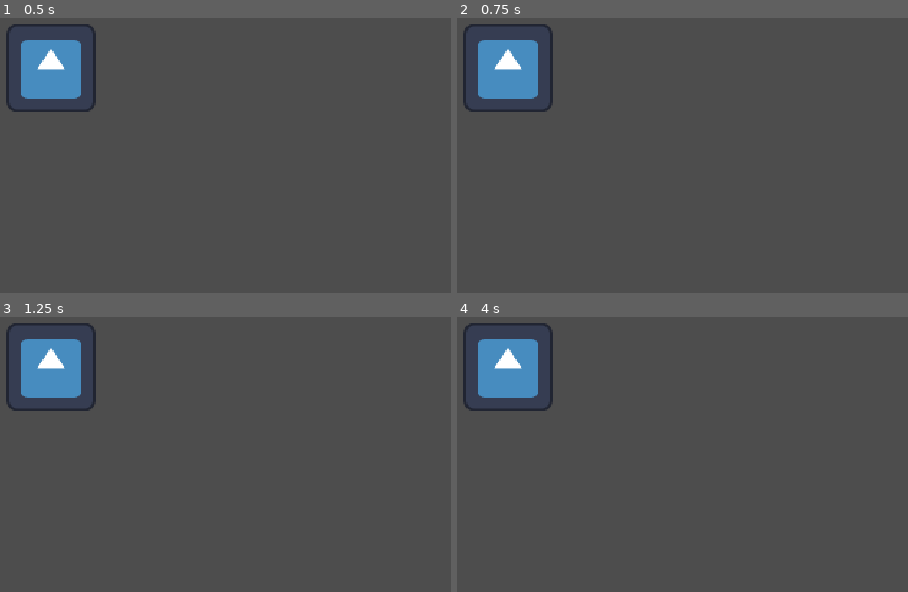
Above: before the commit, frames 1-4 (two rows, left to right).
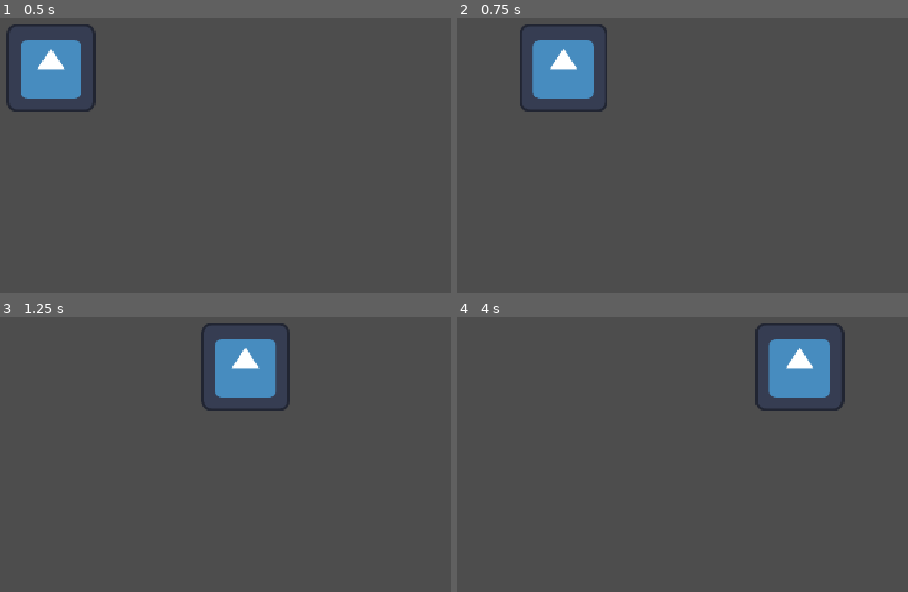
Above: after the commit, the same moments.

Repository: skeeeth/Allstar-Cult-Slip
Game: Godot game, scene res://Source/Level/World/World.tscn
Two runs of this game, one before a commit and one after it. Both use one fixed random seed, a clock stepped at 60 frames per second and the inputs below. The engine's default icon, where the game draws it, is replaced by a stand-in: a white triangle on a blue panel in a dark square.
Inputs:
- Up to frame 1 (0.5 s): no input
- Up to frame 2 (0.75 s): tap Enter at 0.5 s; hold D (right, bound only after the commit) from 0.53 s (still down); hold E (Interact) from 0.53 s (still down)
- Up to frame 3 (1.25 s): keep holding D (right, bound only after the commit); keep holding E (Interact)
- Up to frame 4 (4 s): release D (right, bound only after the commit) at 1.28 s; release E (Interact) at 1.28 s; hold S (down, bound only after the commit) 1.28-2.03 s; tap E (Interact) at 1.35, 2.85 s; hold D (right, bound only after the commit) 2.03-2.78 s; hold E (Interact) 2.03-2.78 s; hold W (up, bound only after the commit) 2.78-3.53 s; hold A (left, bound only after the commit) from 3.53 s (still down); hold E (Interact) from 3.53 s (still down)

Frame 1 is identical in both runs. In frame 2, 6.4% of the frame differs, in the area x 1-34%, y 2-35%; in frame 3, 7.3%; in frame 4, 7.5%, in the area x 1-87%, y 2-35%.

Commit message:
Player Movement

Diff:
--- a/Source/Interactable/Interactable.tscn
+++ b/Source/Interactable/Interactable.tscn
@@ -6,6 +6,7 @@
 radius = 64.0
 
 [node name="Interaction Area" type="Area2D" unique_id=268138595]
+collision_layer = 0
 script = ExtResource("1_u5ql3")
 
 [node name="CollisionShape2D" type="CollisionShape2D" parent="." unique_id=1659368235]
--- a/Source/Interactable/interactable.gd
+++ b/Source/Interactable/interactable.gd
@@ -13,9 +13,8 @@
 func _on_area_exited(area: Area2D) -> void:
 	player_inside = false
 
-
 func _input(event: InputEvent) -> void:
-	if event.is_action("Interact"):
+	if event.is_action_pressed("Interact"):
 		if player_inside:
 			interacted.emit()
-			print("Interacted!")
+			#print("Interacted!")
--- a/Source/Level/World/World.tscn
+++ b/Source/Level/World/World.tscn
@@ -1,19 +1,9 @@
 [gd_scene format=3 uid="uid://cwmkbm6iabqwd"]
 
 [ext_resource type="PackedScene" uid="uid://cy4yi78sjmjxq" path="res://Source/Unit/Player/Player.tscn" id="1_60l3g"]
-[ext_resource type="PackedScene" uid="uid://chb2l2bjixpa2" path="res://Source/Interactable/Interactable.tscn" id="2_5c1oy"]
 
 [node name="Node2D" type="Node2D" unique_id=1300881241]
 
 [node name="Player" parent="." unique_id=1190391921 instance=ExtResource("1_60l3g")]
 
-[node name="Interaction Area" parent="." unique_id=268138595 instance=ExtResource("2_5c1oy")]
-position = Vector2(145, -174)
-
-[node name="Interaction Area2" parent="." unique_id=266803286 instance=ExtResource("2_5c1oy")]
-position = Vector2(-302, -188)
-
-[node name="Interaction Area3" parent="." unique_id=909563495 instance=ExtResource("2_5c1oy")]
-position = Vector2(-294, 120)
-
 [node name="Camera2D" type="Camera2D" parent="." unique_id=677173366]
--- a/Source/Unit/Player/Player.tscn
+++ b/Source/Unit/Player/Player.tscn
@@ -23,6 +23,7 @@
 
 [node name="Player" type="Node2D" unique_id=1190391921]
 script = ExtResource("1_v8eik")
+movespeed = null
 
 [node name="Hitbox" type="Area2D" parent="." unique_id=787256078]
 
--- a/Source/Unit/Player/player.gd
+++ b/Source/Unit/Player/player.gd
@@ -1,8 +1,9 @@
-extends Node2D
+extends Unit
 class_name Player
 
-@export var movespeed:float
+@export var movespeed:float = 400
 
 
 func _process(delta: float) -> void:
-	Input.get_axis("up","down")
+	var dir = Input.get_vector("left", "right", "up","down")
+	position += dir * movespeed * delta
--- /dev/null
+++ b/Source/Unit/UnitClass.gd
@@ -0,0 +1,18 @@
+extends Node2D
+class_name Unit
+
+
+signal died #up to owner or parent to decide what happens on death
+
+
+@export var max_health:float = 100
+var current_health:float = max_health
+
+
+func take_damage(amount:float):
+	current_health -= amount
+	if current_health <= 0:
+		die()
+
+func die():
+	died.emit()
--- a/project.godot
+++ b/project.godot
@@ -28,6 +28,26 @@
 , Object(InputEventKey,"resource_local_to_scene":false,"resource_name":"","device":-1,"window_id":0,"alt_pressed":false …(182 unchanged characters)…
 ]
 }
+left={
+"deadzone": 0.2,
+"events": [Object(InputEventKey,"resource_local_to_scene":false,"resource_name":"","device":-1,"window_id":0,"alt_pressed":false,"shift_pressed":false,"ctrl_pressed":false,"meta_pressed":false,"pressed":false,"keycode":0,"physical_keycode":65,"key_label":0,"unicode":97,"location":0,"echo":false,"script":null)
+]
+}
+right={
+"deadzone": 0.2,
+"events": [Object(InputEventKey,"resource_local_to_scene":false,"resource_name":"","device":-1,"window_id":0,"alt_pressed":false,"shift_pressed":false,"ctrl_pressed":false,"meta_pressed":false,"pressed":false,"keycode":0,"physical_keycode":68,"key_label":0,"unicode":100,"location":0,"echo":false,"script":null)
+]
+}
+down={
+"deadzone": 0.2,
+"events": [Object(InputEventKey,"resource_local_to_scene":false,"resource_name":"","device":-1,"window_id":0,"alt_pressed":false,"shift_pressed":false,"ctrl_pressed":false,"meta_pressed":false,"pressed":false,"keycode":0,"physical_keycode":83,"key_label":0,"unicode":115,"location":0,"echo":false,"script":null)
+]
+}
+up={
+"deadzone": 0.2,
+"events": [Object(InputEventKey,"resource_local_to_scene":false,"resource_name":"","device":-1,"window_id":0,"alt_pressed":false,"shift_pressed":false,"ctrl_pressed":false,"meta_pressed":false,"pressed":false,"keycode":0,"physical_keycode":87,"key_label":0,"unicode":119,"location":0,"echo":false,"script":null)
+]
+}
 
 [layer_names]
 
Not shown, added: Source/Unit/UnitClass.gd.uid
